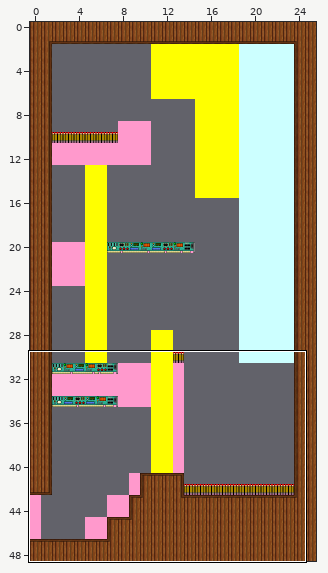
Two versions of a level (Tiled map, tiles_map/LevelCommBoss.tmx). The first picture is a wide view before the edit; the outline marks the close-up.
Close-up. The starting point:
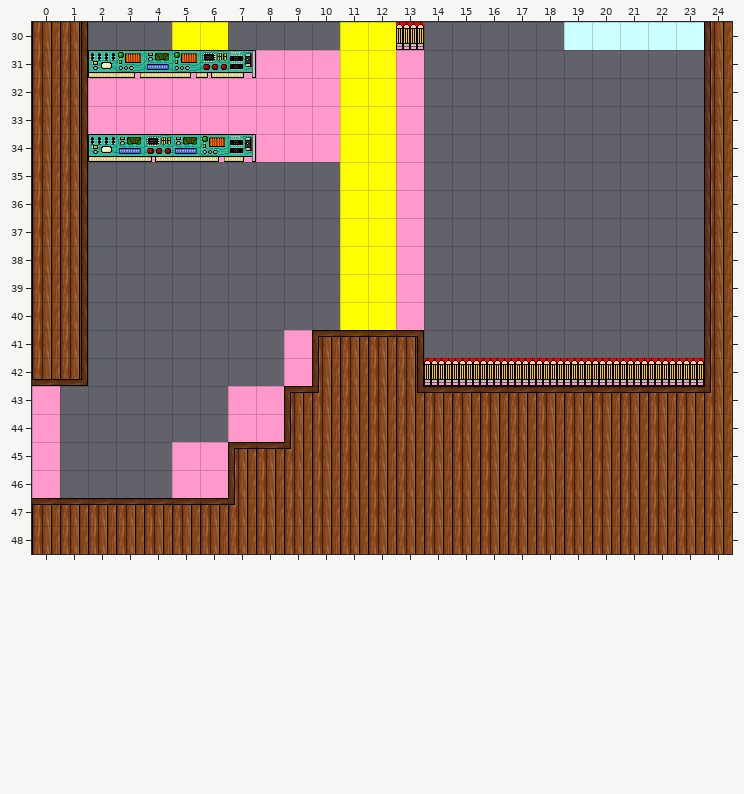
Cells are 32x32 px. Shown: x 0..24, y 30..48. The commit also changed other parts of the map, which this record leaves out.
And afterwards:
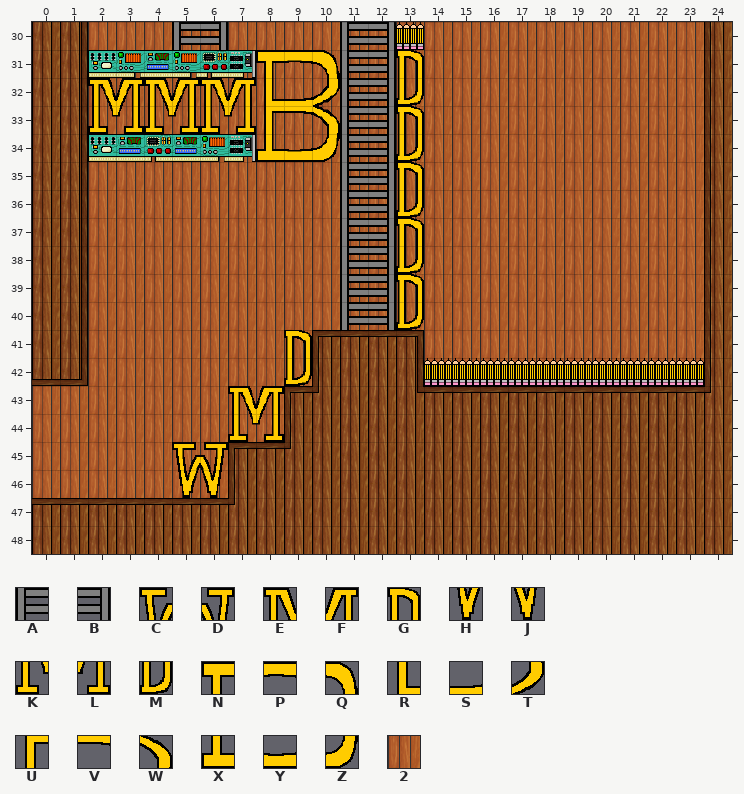
Key: from "set_comm": A 0, B 1, C 15, D 16, E 17, F 18, G 19, H 25, J 26, K 27, L 28, M 29, N 37, P 38, Q 39, R 47, S 48, T 49, U 57, V 58, W 59, X 67, Y 68, Z 69, 2 82.
_ is an empty cell, . an unchanged one.
Tiles of an added or newly shown layer are drawn over the layers below it.
The exact change:
--- layer "Background" (now shown)
@@ x 0..23 @@
-30 ..______________________
-31 ..._.___________________
-32 ..______________________
-33 ..______________________
-34 ...._.__________________
-35 ..______________________
-36 ..______________________
-37 ..______________________
-38 ..______________________
-39 ..______________________
-40 ..______________________
-41 ..________....__________
-42 ..________....__________
-43 _________...............
-44 _________...............
-45 _______.................
-46 _______.................
+30 ..2222222222222222222222
+31 ...2.2222222222222222222
+32 ..2222222222222222222222
+33 ..2222222222222222222222
+34 ....2.222222222222222222
+35 ..2222222222222222222222
+36 ..2222222222222222222222
+37 ..2222222222222222222222
+38 ..2222222222222222222222
+39 ..2222222222222222222222
+40 ..2222222222222222222222
+41 ..22222222....2222222222
+42 ..22222222....2222222222
+43 222222222...............
+44 222222222...............
+45 2222222.................
+46 2222222.................
--- layer "Front_Layer" (now shown)
@@ x 2..13 @@
-30 ...__....__.
-31 ......______
-32 ____________
-33 ____________
-34 ......______
-35 .........___
-36 .........___
-37 .........___
-38 .........___
-39 .........___
-40 .........___
-41 ......._....
-42 ......._....
-43 .....__.....
-44 .....__.....
-45 ...__.......
-46 ...__.......
+30 ...AB....AB.
+31 ......NPQABG
+32 EFEFEFRSTABM
+33 KLKLKLUVWABG
+34 ......XYZABM
+35 .........ABG
+36 .........ABM
+37 .........ABG
+38 .........ABM
+39 .........ABG
+40 .........ABM
+41 .......G....
+42 .......M....
+43 .....EF.....
+44 .....KL.....
+45 ...CD.......
+46 ...HJ.......
Boxes around the changes in both close-ups, in picture pixels (x1, y1, x2, y2):
added: (32, 22, 704, 498)
